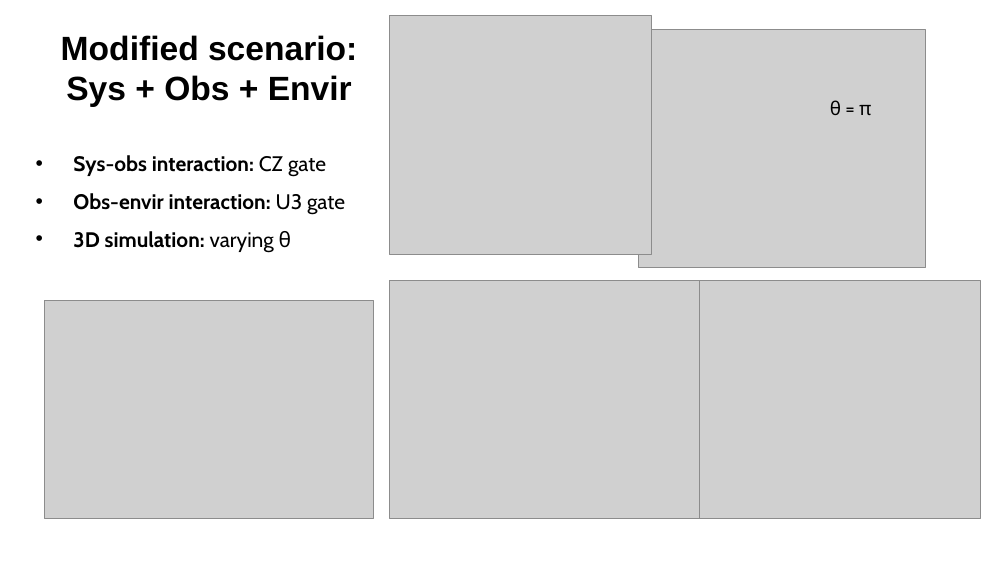
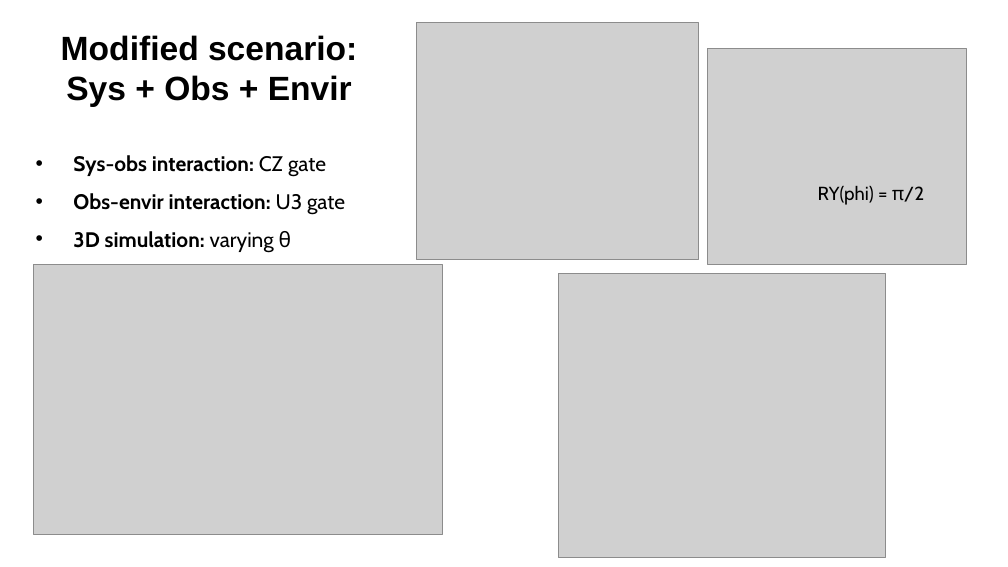
Before and after one commit to PHUHUUTRANDON/Quantum-Darwinism, a slide deck: slide 3 of Decoherence.pptx. Drawn at 1008x567 pixels with LibreOffice and Linux fonts; fonts in the diff are those of the drawing; grey boxes stand for pictures. Boxes give left, top, right and bottom in pixels: in the first picture for what was removed or moved away, otherwise in the second. Text is boxed around its words. In the diff, an @@ line names an element or a change of style, - is before the commit and + after.

Commit message:
update ppt

```diff
--- a/Decoherence.pptx
+++ b/Decoherence.pptx
@@ picture resized from (x1=389, y1=16, x2=652, y2=254) to (x1=417, y1=23, x2=698, y2=259) @@
@@ picture resized from (x1=639, y1=29, x2=926, y2=268) to (x1=708, y1=48, x2=967, y2=264) @@
@@ text at (x1=818, y1=186, x2=924, y2=205): text changed @@
-θ = π
+RY(phi) = π/2
@@ picture resized from (x1=45, y1=300, x2=374, y2=518) to (x1=34, y1=264, x2=442, y2=535) @@
@@ picture removed at (x1=389, y1=281, x2=699, y2=519) @@
@@ picture added at (x1=559, y1=273, x2=885, y2=557) @@
@@ picture removed at (x1=699, y1=281, x2=981, y2=519) @@
```
Also in this commit, not shown: 2 other files.
